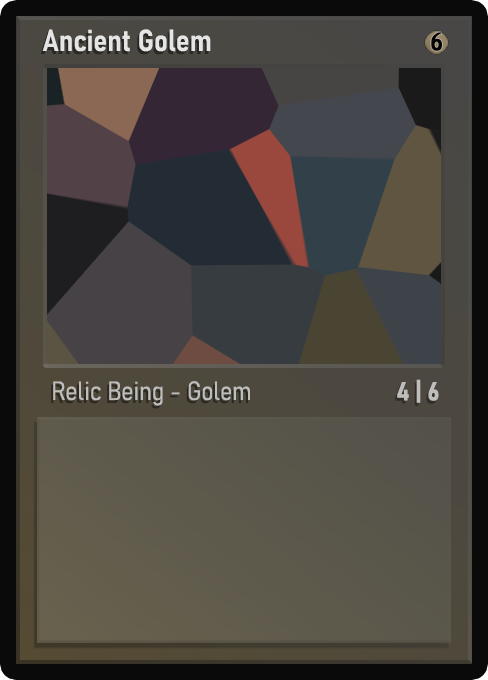
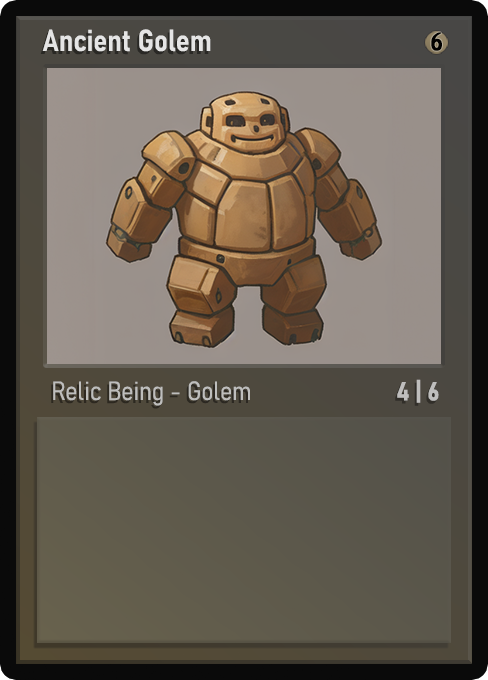
Layer changes from the first (488, 680) image to the second:
painted on "Name" over [75, 29, 210, 52]
painted on "AtkDef" over [428, 389, 438, 400]
painted on "Class" over [59, 381, 250, 405]
painted on "Artwork" over [47, 68, 441, 364]
